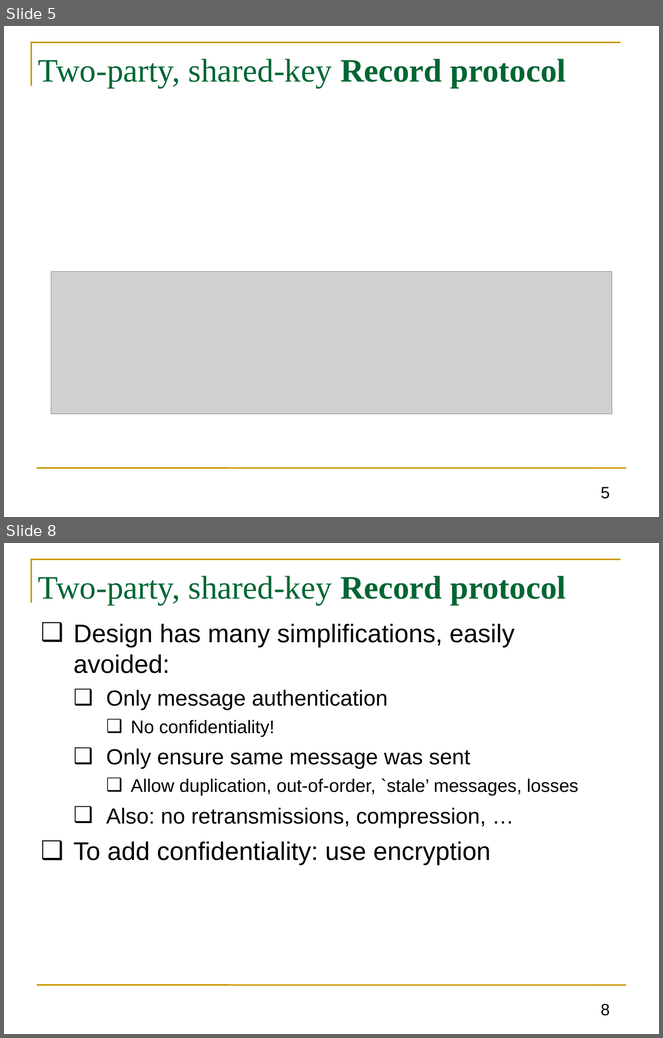
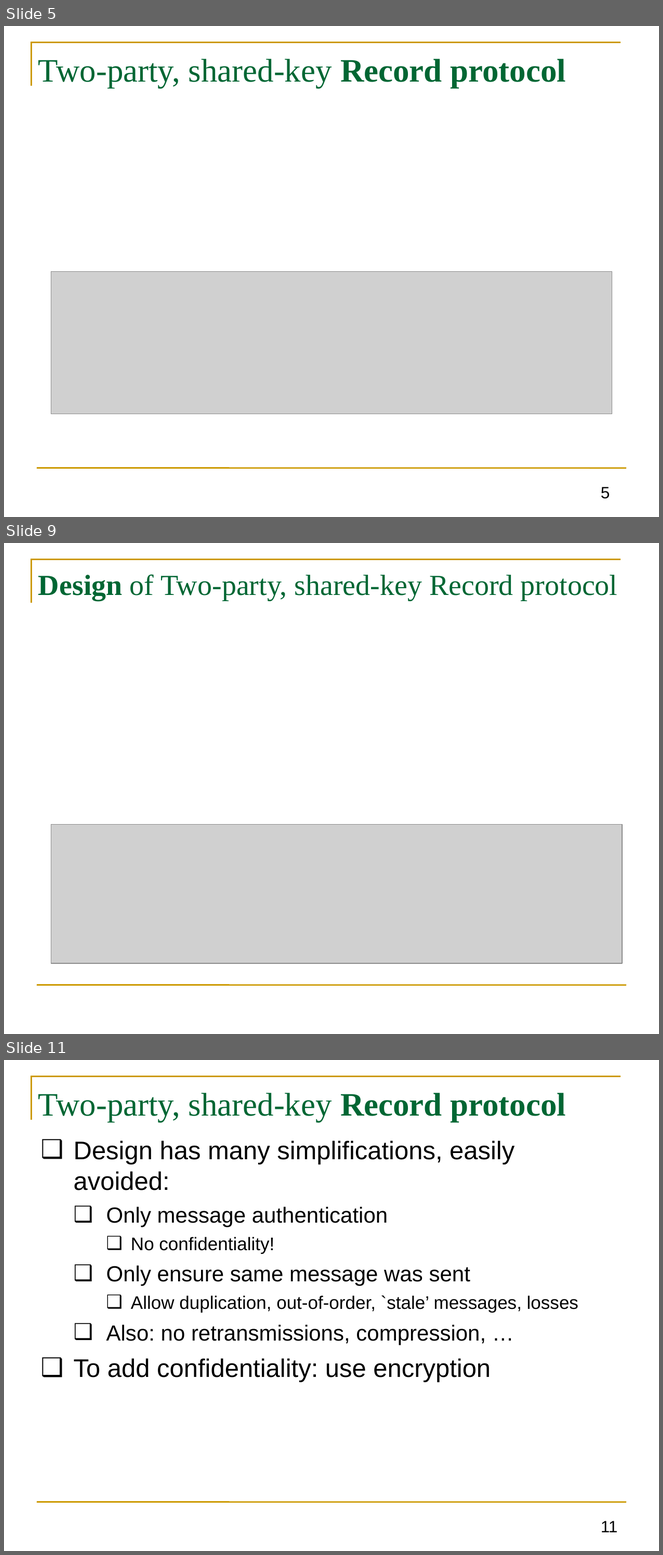
Before and after one commit to GhadaAlmashaqbeh/GhadaAlmashaqbeh.github.io, a slide deck: courses/cse3400-s2023/lecture8.pptx. Shown one above the other, each under a label of ours: slides 5 and 8 before the commit, slides 5, 9 and 11 after it; the slides between them are not shown. The pictures are 663x1038 and 663x1555 pixels, drawn with LibreOffice and Linux fonts; fonts in the diff are those of the drawing; grey boxes stand for pictures. Boxes give left, top, right and bottom in pixels: in the first picture for what was removed or moved away, otherwise in the second. Text is boxed around its words. In the diff, an @@ line names an element or a change of style, - is before the commit and + after.

```diff
--- a/courses/cse3400-s2023/lecture8.pptx
+++ b/courses/cse3400-s2023/lecture8.pptx
@@ slide 9 added at [4, 543, 659, 1034], background #FFFFFF; not listed: 2 template elements that a slide beside it also shows @@
@@ title added at [38, 574, 618, 601], 32 pt, text #006633 @@
+Design of Two-party, shared-key Record protocol
@@ picture added at [51, 825, 622, 964] @@
@@ what was slide 8 is now slide 11 @@
@@ page number at [601, 1521, 618, 1533]: text changed @@
-8
+11
```
Also in this commit, not shown: 2 slides changed, 3 other slides added, 3 slides removed, 3 other files.
